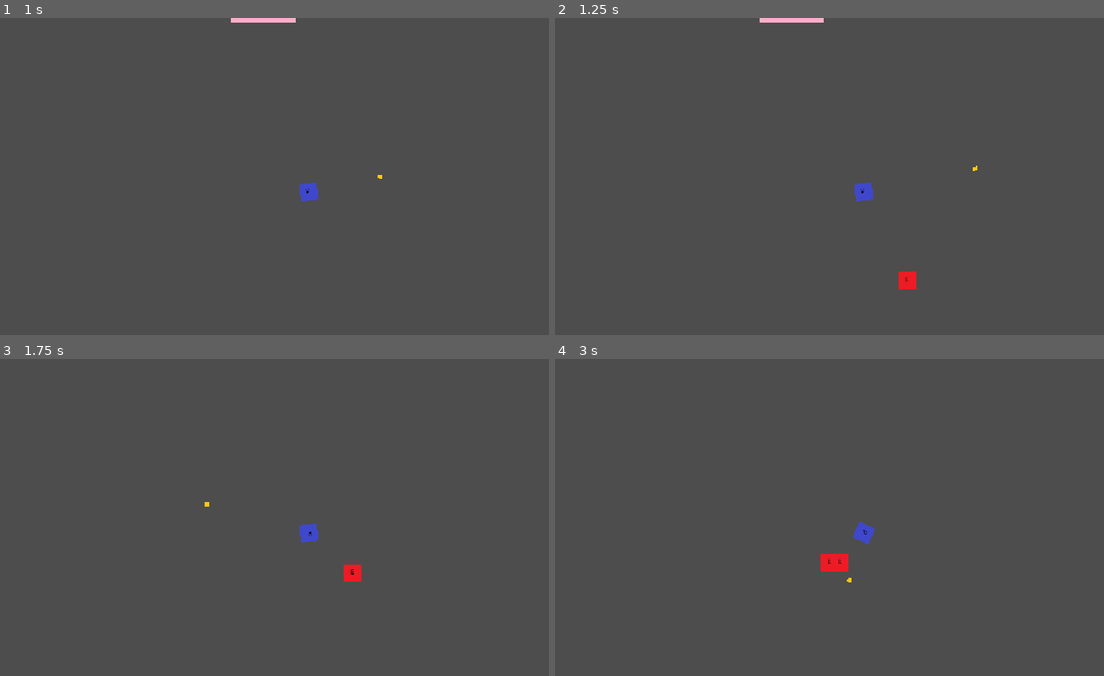
Above: before the commit, frames 1-4 (two rows, left to right).
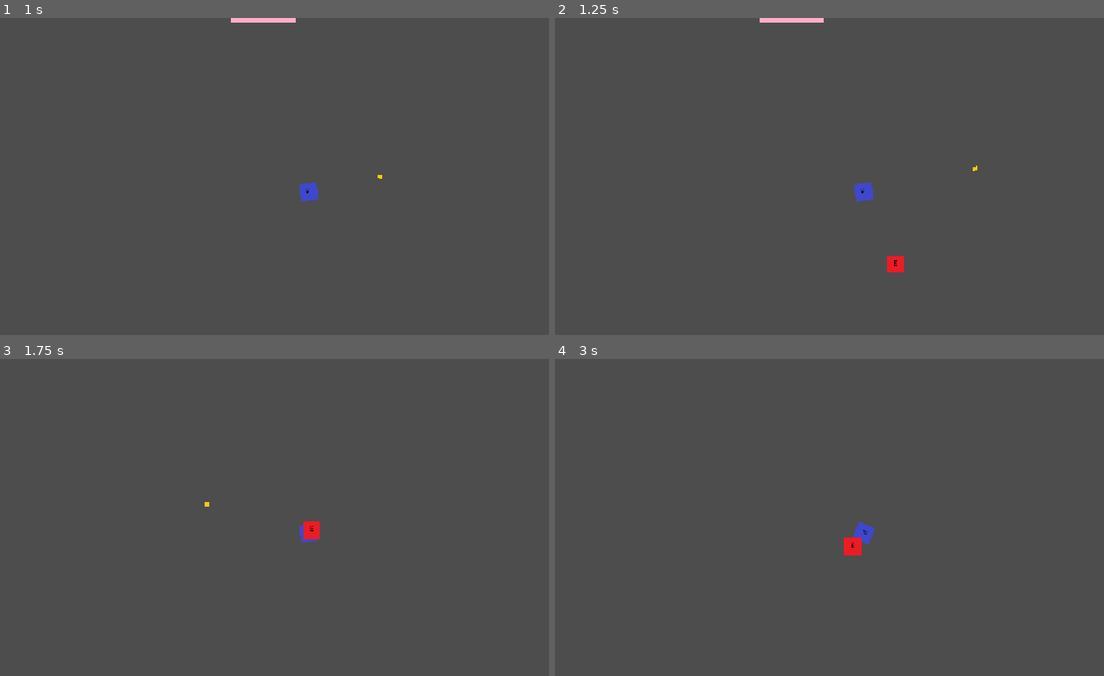
Above: after the commit, the same moments.

Repository: RJField/JazzySnazzy
Game: Godot game, scene res://src/levels/World.tscn
The game is run twice, just before and just after one commit, with the same random seed, the same clock (stepped at 60 frames per second) and the same inputs.
Inputs (mouse positions are in pixels of both pictures, inside the frame that each line leads up to):
- Up to frame 1 (1 s): tap Enter at 0.5 s; move the mouse to (444, 173) at 0.52 s; press the mouse at (444, 173) at 0.53 s; hold D (move_right) from 0.53 s (still down)
- Up to frame 2 (1.25 s): keep holding D (move_right)
- Up to frame 3 (1.75 s): move the mouse to (186, 549) at 1.27 s; release D (move_right) at 1.28 s; release the mouse at (186, 549) at 1.28 s; hold S (move_down) from 1.28 s (still down); click (186, 549) at 1.35 s
- Up to frame 4 (3 s): move the mouse to (928, 457) at 2.02 s; release S (move_down) at 2.03 s; press the mouse at (928, 457) at 2.03 s; hold D (move_right) 2.03-2.78 s; move the mouse to (834, 603) at 2.77 s; release the mouse at (834, 603) at 2.78 s; hold W (move_up) from 2.78 s (still down); click (834, 603) at 2.85 s

Frame 1 is identical in both runs. In frame 2, 0.3% of the frame differs, in the area x 60-66%, y 75-86%; in frame 3, 0.3%; in frame 4, 0.5%, in the area x 48-56%, y 56-71%.

Commit message:
added behavior system for enemies to have differnet movement patterns. Also built a targeting system from world -> room -> encounter -> spawner -> enemy. Target can now be used to adjust targets later as well

Diff:
--- a/src/entities/enemies/BaseEnemy.gd
+++ b/src/entities/enemies/BaseEnemy.gd
@@ -3,18 +3,23 @@
 signal death_event
 
 @onready var health_component: HealthComponent = $HealthComponent
+@onready var sprite: Sprite2D = $Sprite2D
 
 var speed: float
-var _dying: bool = false
-var _def: EnemyData
+var _dying: bool = false #RIP
+var _def: EnemyData #defines enemy type
 var _target: Node2D
+var behavior_states: Array[BehaviorState] #movement patterns etc
 
 func _ready() -> void:
 	_apply_configuration()
 	health_component.health_depleted.connect(_on_death)
 
 func _physics_process(_delta: float) -> void:
-	velocity = Vector2.RIGHT * speed
+	if behavior_states.is_empty():
+		return
+	var active_state = behavior_states[0]
+	velocity = active_state.tick(self, _target, _delta) * _def.speed
 	move_and_slide()
 
 func _on_death() -> void:
@@ -27,7 +32,13 @@
 
 func configure(def: EnemyData, target: Node2D) -> void:
 	_def = def
+	#_target = target - commented this out as it was causing issues wiht our pursuitbehavior
+	if _def == null:
+		return
+	sprite.texture = _def.texture
 	_target = target
+	for behavior in _def.behaviors:
+		behavior_states.append(behavior.create_state())
 
 func _apply_configuration() -> void:
 	if _def == null:
@@ -35,3 +46,6 @@
 		return
 	speed = _def.speed
 	health_component.reset_health(_def.max_health)
+
+func set_target(body: CharacterBody2D):
+	_target = body
--- a/src/entities/enemies/EnemyData.gd
+++ b/src/entities/enemies/EnemyData.gd
@@ -4,3 +4,5 @@
 @export var speed: float = 20.0
 @export var display_name: String = "Default Monster"
 @export var scene: PackedScene
+@export var behaviors: Array[EnemyBehavior]
+@export var texture: Texture2D
--- /dev/null
+++ b/src/entities/enemies/behaviors/BehaviorState.gd
@@ -0,0 +1,7 @@
+class_name BehaviorState extends RefCounted
+
+var state_creator: EnemyBehavior
+
+func tick(actor, target, delta) -> Vector2:
+    push_error("No tick defined for this class")
+    return Vector2.ZERO
--- /dev/null
+++ b/src/entities/enemies/behaviors/EnemyBehavior.gd
@@ -0,0 +1,5 @@
+class_name EnemyBehavior extends Resource
+
+func create_state() -> BehaviorState:
+    push_error("create_state not implemented on" + get_class() )
+    return null
--- /dev/null
+++ b/src/entities/enemies/behaviors/PursuitBehavior.gd
@@ -0,0 +1,6 @@
+class_name PursuitBehavior extends EnemyBehavior
+
+func create_state() -> BehaviorState:
+    var new_state = PursuitState.new()
+    new_state.state_creator = self
+    return new_state
--- /dev/null
+++ b/src/entities/enemies/behaviors/PursuitBehavior.tres
@@ -0,0 +1,7 @@
+[gd_resource type="Resource" script_class="PursuitBehavior" format=3 uid="uid://cmer72qmtreb6"]
+
+[ext_resource type="Script" uid="uid://ddimt1l6gdhxk" path="res://src/entities/enemies/behaviors/PursuitBehavior.gd" id="1_jag0t"]
+
+[resource]
+script = ExtResource("1_jag0t")
+metadata/_custom_type_script = "uid://ddimt1l6gdhxk"
--- /dev/null
+++ b/src/entities/enemies/behaviors/PursuitState.gd
@@ -0,0 +1,8 @@
+class_name PursuitState extends BehaviorState
+
+
+func tick(actor: Node2D, target: Node2D, delta) -> Vector2:
+    if target:
+        var direction = actor.global_position.direction_to(target.global_position)
+        return direction
+    return Vector2.ZERO
--- a/src/entities/enemies/goblin.tres
+++ b/src/entities/enemies/goblin.tres
@@ -2,10 +2,20 @@
 
 [ext_resource type="Script" uid="uid://cjdvlx48btii3" path="res://src/entities/enemies/EnemyData.gd" id="1_doyp8"]
 [ext_resource type="PackedScene" uid="uid://cko62wutiaurc" path="res://src/entities/enemies/BaseEnemy.tscn" id="1_hqpy2"]
+[ext_resource type="Script" uid="uid://vv2sq5mj4yv5" path="res://src/entities/enemies/behaviors/EnemyBehavior.gd" id="1_sdgyl"]
+[ext_resource type="Script" uid="uid://ddimt1l6gdhxk" path="res://src/entities/enemies/behaviors/PursuitBehavior.gd" id="2_n7que"]
+[ext_resource type="Texture2D" uid="uid://ccservoxiggme" path="res://assets/placeholder/sprites/placeholders/enemy.png" id="5_eidin"]
+
+[sub_resource type="Resource" id="Resource_n7que"]
+script = ExtResource("2_n7que")
+metadata/_custom_type_script = "uid://ddimt1l6gdhxk"
 
 [resource]
 script = ExtResource("1_doyp8")
 max_health = 30.0
+speed = 150.0
 display_name = "Goblin"
 scene = ExtResource("1_hqpy2")
+behaviors = Array[ExtResource("1_sdgyl")]([SubResource("Resource_n7que")])
+texture = ExtResource("5_eidin")
 metadata/_custom_type_script = "uid://cjdvlx48btii3"
--- a/src/entities/enemies/slime.tres
+++ b/src/entities/enemies/slime.tres
@@ -1,11 +1,19 @@
 [gd_resource type="Resource" script_class="EnemyData" format=3 uid="uid://bc70vgxh3l6ey"]
 
 [ext_resource type="Script" uid="uid://cjdvlx48btii3" path="res://src/entities/enemies/EnemyData.gd" id="1_4rvn7"]
+[ext_resource type="Script" uid="uid://vv2sq5mj4yv5" path="res://src/entities/enemies/behaviors/EnemyBehavior.gd" id="1_j3v1g"]
 [ext_resource type="PackedScene" uid="uid://cko62wutiaurc" path="res://src/entities/enemies/BaseEnemy.tscn" id="1_qaygt"]
+[ext_resource type="Script" uid="uid://ddimt1l6gdhxk" path="res://src/entities/enemies/behaviors/PursuitBehavior.gd" id="2_rqc1d"]
+[ext_resource type="Texture2D" uid="uid://ccservoxiggme" path="res://assets/placeholder/sprites/placeholders/enemy.png" id="5_rqc1d"]
+
+[sub_resource type="Resource" id="Resource_xesd5"]
+script = ExtResource("2_rqc1d")
+metadata/_custom_type_script = "uid://ddimt1l6gdhxk"
 
 [resource]
 script = ExtResource("1_4rvn7")
-max_health = 70.0
-speed = 5.0
+speed = 50.0
 scene = ExtResource("1_qaygt")
+behaviors = Array[ExtResource("1_j3v1g")]([SubResource("Resource_xesd5")])
+texture = ExtResource("5_rqc1d")
 metadata/_custom_type_script = "uid://cjdvlx48btii3"
--- a/src/entities/player/Player.tscn
+++ b/src/entities/player/Player.tscn
@@ -12,7 +12,7 @@
 [sub_resource type="RectangleShape2D" id="RectangleShape2D_s6s2l"]
 size = Vector2(32, 32)
 
-[node name="Player" type="CharacterBody2D" unique_id=151813150]
+[node name="Player" type="CharacterBody2D" unique_id=151813150 groups=["player"]]
 collision_layer = 512
 script = ExtResource("1_5ow34")
 bullet_scene = ExtResource("2_lvau8")
--- a/src/levels/Encounter.gd
+++ b/src/levels/Encounter.gd
@@ -6,6 +6,7 @@
 var spawners: Array
 var spawned_enemies: Array
 var done_spawning: bool
+var player: CharacterBody2D
 
 
 @export var enemy_count_to_spawn: int = 2
@@ -29,6 +30,7 @@
 
 func begin() -> void:
     print("begin triggered on Encounter")
+    print("player is ", player)
     done_spawning = false
     while enemy_count_to_spawn > 0:
         #added a one second delay to ensure no collision on spawn preventing spawn -> but we need to revisit this
@@ -37,7 +39,7 @@
         print("chosen: ", chosen, " remaining: ", enemy_count_to_spawn)
         if chosen == null:
             return
-        var enemy = chosen.spawn()
+        var enemy = chosen.spawn(player) #passes player so spawner can tell enemy whats the target
         enemy.death_event.connect(_on_enemy_died.bind(enemy))
         spawned_enemies.append(enemy)
         enemy_count_to_spawn -= 1
@@ -57,3 +59,6 @@
 func _check_cleared() -> void:
     if done_spawning and spawned_enemies.is_empty():
         encounter_complete.emit()
+
+func set_player(body: CharacterBody2D) -> void:
+    player = body
--- a/src/levels/Room.gd
+++ b/src/levels/Room.gd
@@ -5,6 +5,8 @@
 @onready var floor_area: Area2D = $Floor
 @onready var room_state: RoomState = $RoomState
 @onready var encounter: Encounter = $Encounter
+
+var player: CharacterBody2D
 
 func _ready() -> void:
     room_state.state_changed.connect(_on_state_changed)
@@ -38,3 +40,6 @@
 func get_doors() -> Array:
     return get_tree().get_nodes_in_group("doors").filter(
         func(d): return is_ancestor_of(d))
+
+func set_player(player: CharacterBody2D) -> void:
+    encounter.set_player(player)
--- a/src/levels/Room.tscn
+++ b/src/levels/Room.tscn
@@ -32,19 +32,19 @@
 position = Vector2(-417, -216)
 collision_mask = 5
 
-[node name="CollisionShape2D" type="CollisionShape2D" parent="Walls/StaticBody2D" unique_id=813030665]
+[node name="LeftWall" type="CollisionShape2D" parent="Walls/StaticBody2D" unique_id=813030665]
 position = Vector2(-102, 209)
 shape = SubResource("RectangleShape2D_hibjq")
 
-[node name="CollisionShape2D2" type="CollisionShape2D" parent="Walls/StaticBody2D" unique_id=2094030806]
+[node name="TopWall" type="CollisionShape2D" parent="Walls/StaticBody2D" unique_id=2094030806]
 position = Vector2(416.375, -141.21875)
 shape = SubResource("RectangleShape2D_fghu7")
 
-[node name="CollisionShape2D3" type="CollisionShape2D" parent="Walls/StaticBody2D" unique_id=1480441774]
+[node name="RightWall" type="CollisionShape2D" parent="Walls/StaticBody2D" unique_id=1480441774]
 position = Vector2(936, 213)
 shape = SubResource("RectangleShape2D_hibjq")
 
-[node name="CollisionShape2D6" type="CollisionShape2D" parent="Walls/StaticBody2D" unique_id=565333130]
+[node name="BottomWall" type="CollisionShape2D" parent="Walls/StaticBody2D" unique_id=565333130]
 position = Vector2(416, 568.9375)
 shape = SubResource("RectangleShape2D_evsmo")
 
@@ -82,7 +82,7 @@
 
 [node name="Encounter" parent="." unique_id=2030808805 instance=ExtResource("9_fdkvs")]
 position = Vector2(189, 416)
-enemy_count_to_spawn = 2
+enemy_count_to_spawn = 1
 
-[node name="Door" parent="." unique_id=844228051 instance=ExtResource("10_fdkvs")]
+[node name="TopDoor" parent="." unique_id=844228051 instance=ExtResource("10_fdkvs")]
 position = Vector2(5, -346)
--- a/src/levels/Spawner.gd
+++ b/src/levels/Spawner.gd
@@ -13,7 +13,7 @@
     return pool.pick_random()
 
 
-func spawn() -> Node:
+func spawn(body: CharacterBody2D) -> Node:
         if container == null:
             push_error("Container null")
             return null
@@ -25,7 +25,8 @@
             push_error("Chosen null")
             return null
         var enemy = chosen.scene.instantiate()
-        enemy.configure(chosen, null)
         container.add_child(enemy)
+        print("for spawner, player is", body)
+        enemy.configure(chosen, body)
         enemy.global_position = global_position
         return enemy
--- a/src/levels/World.gd
+++ b/src/levels/World.gd
@@ -36,6 +36,7 @@
         var r = room_scene.instantiate()
         add_child(r)
         r.position = Vector2(i * ROOM_SPACING, 0)
+        r.set_player(player)
         all_rooms.append(r)
         r.room_complete.connect(_on_room_complete)
 
Not shown, added: src/entities/enemies/behaviors/BehaviorState.gd.uid
Not shown, added: src/entities/enemies/behaviors/EnemyBehavior.gd.uid
Not shown, added: src/entities/enemies/behaviors/PursuitBehavior.gd.uid
Not shown, added: src/entities/enemies/behaviors/PursuitState.gd.uid
